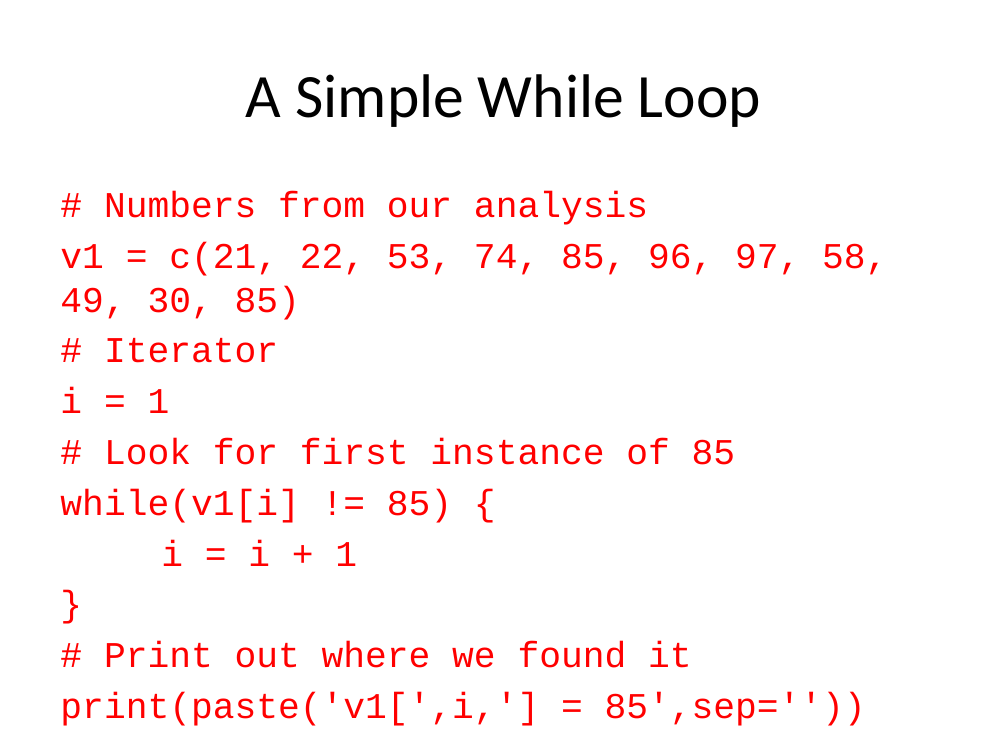
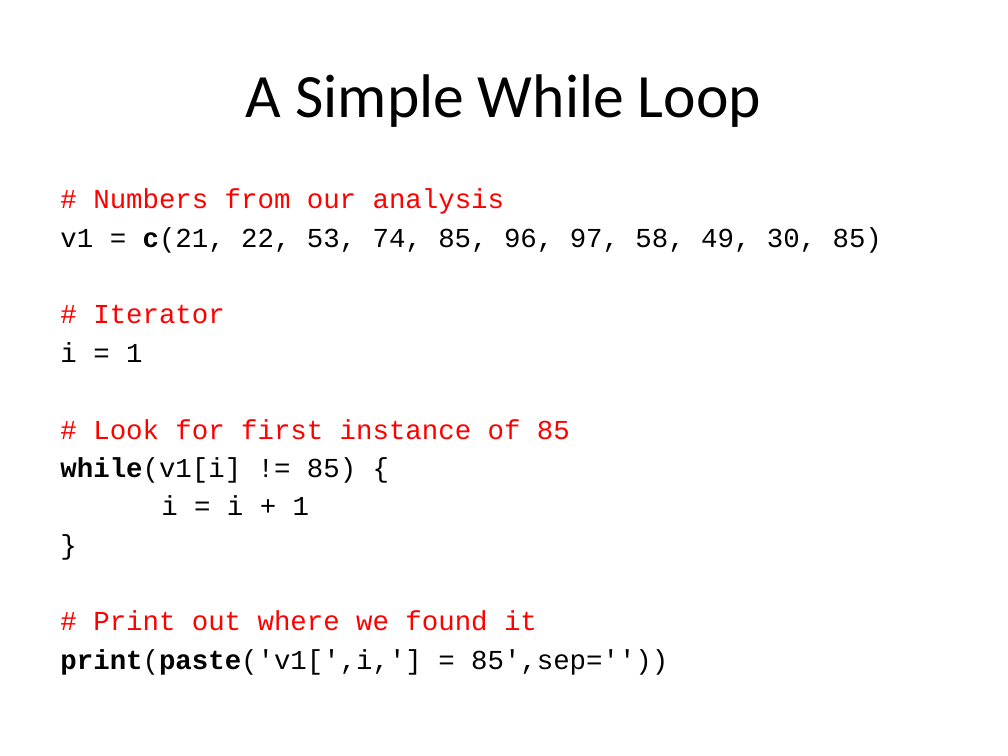
Before and after one commit to cplaisier/isbIntoSysBio, a slide deck: slide 34 of introductionToR.pptx. Drawn at 1008x756 pixels with LibreOffice and Linux fonts; fonts in the diff are those of the drawing. Boxes give left, top, right and bottom in pixels: in the first picture for what was removed or moved away, otherwise in the second. Text is boxed around its words. In the diff, an @@ line names an element or a change of style, - is before the commit and + after.

```diff
--- a/introductionToR.pptx
+++ b/introductionToR.pptx
@@ text "# Numbers from our analysis" at bbox=[60, 189, 882, 675]: size 25.9 to 19.6 pt; text colour #FF0000 to #000000 in "v1 = c(21, 22, 53, 74, 85, ...", "i = 1", "while(v1[i] != 85) {", "i = i + 1" and 2 more places; bold on in "c(21,", "while(v1[i]", "print(paste('v1[',i,']"; less space between paragraphs @@
```
Also in this commit, not shown: 5 other slides changed, 9 other files.
